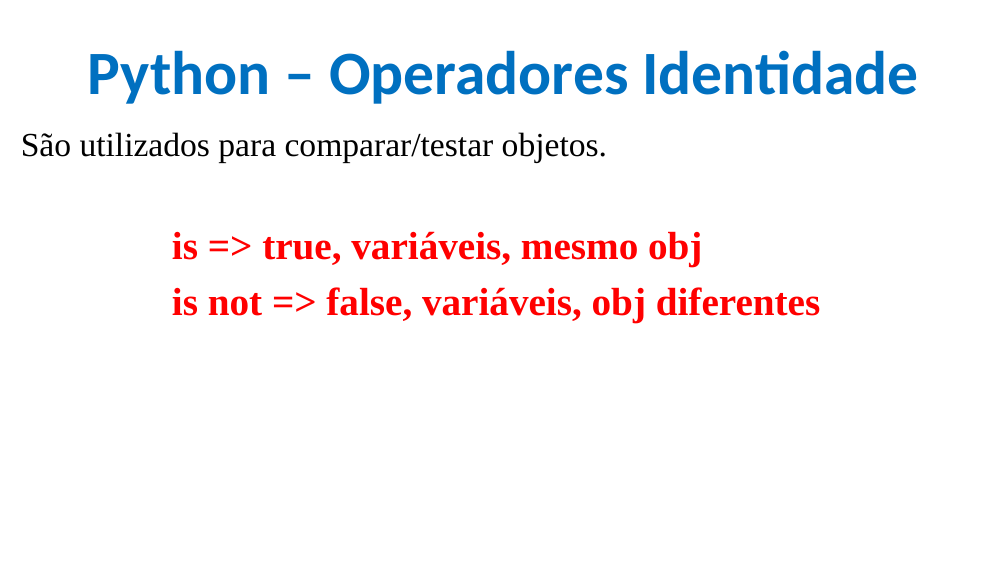
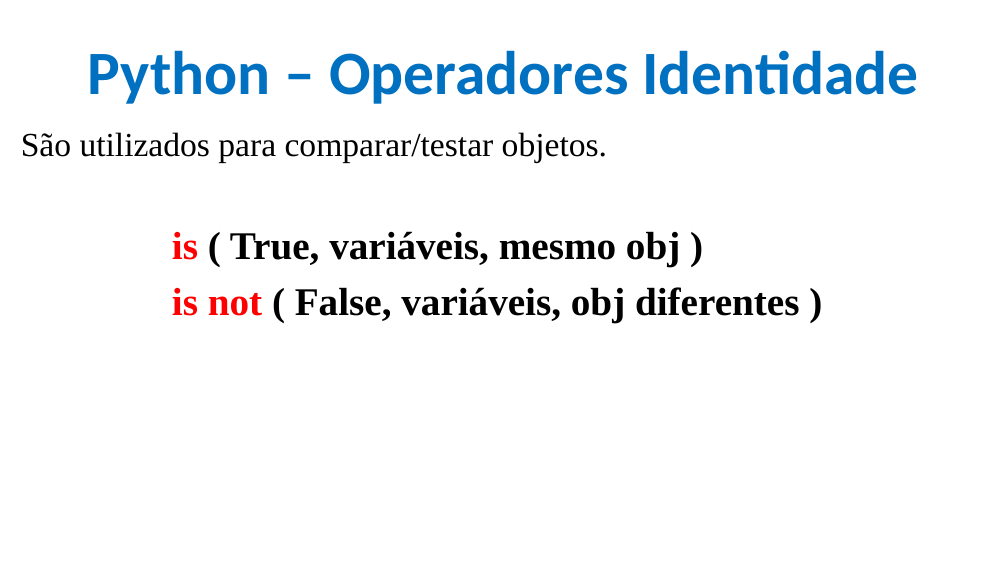
Before and after one commit to CloudEducationBrazil/WydenPythonParadigmas, a slide deck: slide 22 of 01 Classes/Aula 02 Programação Python - Variáveis e Expressões.pptx (slide 21 before the commit). Drawn at 1008x567 pixels with LibreOffice and Linux fonts; fonts in the diff are those of the drawing; background and template pictures are left out. Boxes give left, top, right and bottom in pixels: in the first picture for what was removed or moved away, otherwise in the second. Text is boxed around its words. In the diff, an @@ line names an element or a change of style, - is before the commit and + after.

Commit message:
PPTs Aulas 2 e 7 Python

```diff
--- a/01 Classes/Aula 02 Programação Python - Variáveis e Expressões.pptx
+++ b/01 Classes/Aula 02 Programação Python - Variáveis e Expressões.pptx
@@ text at box(172, 231, 800, 322): text changed; text colour #FF0000 to #000000 @@
-is => true, variáveis, mesmo obj
-is not => false, variáveis, obj diferentes
+is ( True, variáveis, mesmo obj )
+is not ( False, variáveis, obj diferentes )
```
Also in this commit, not shown: 7 other slides changed, 8 slides added, 1 other file.
